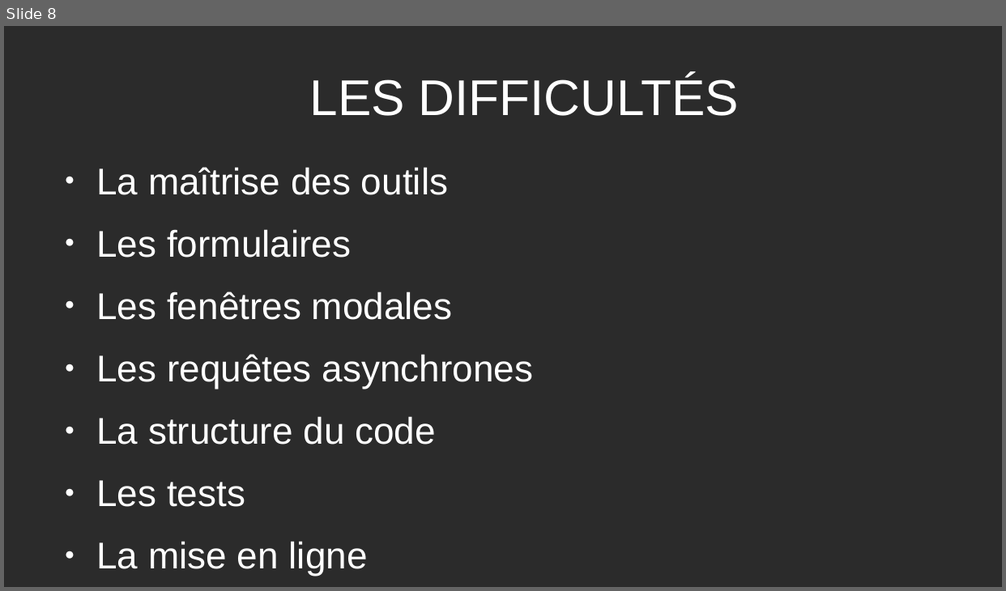
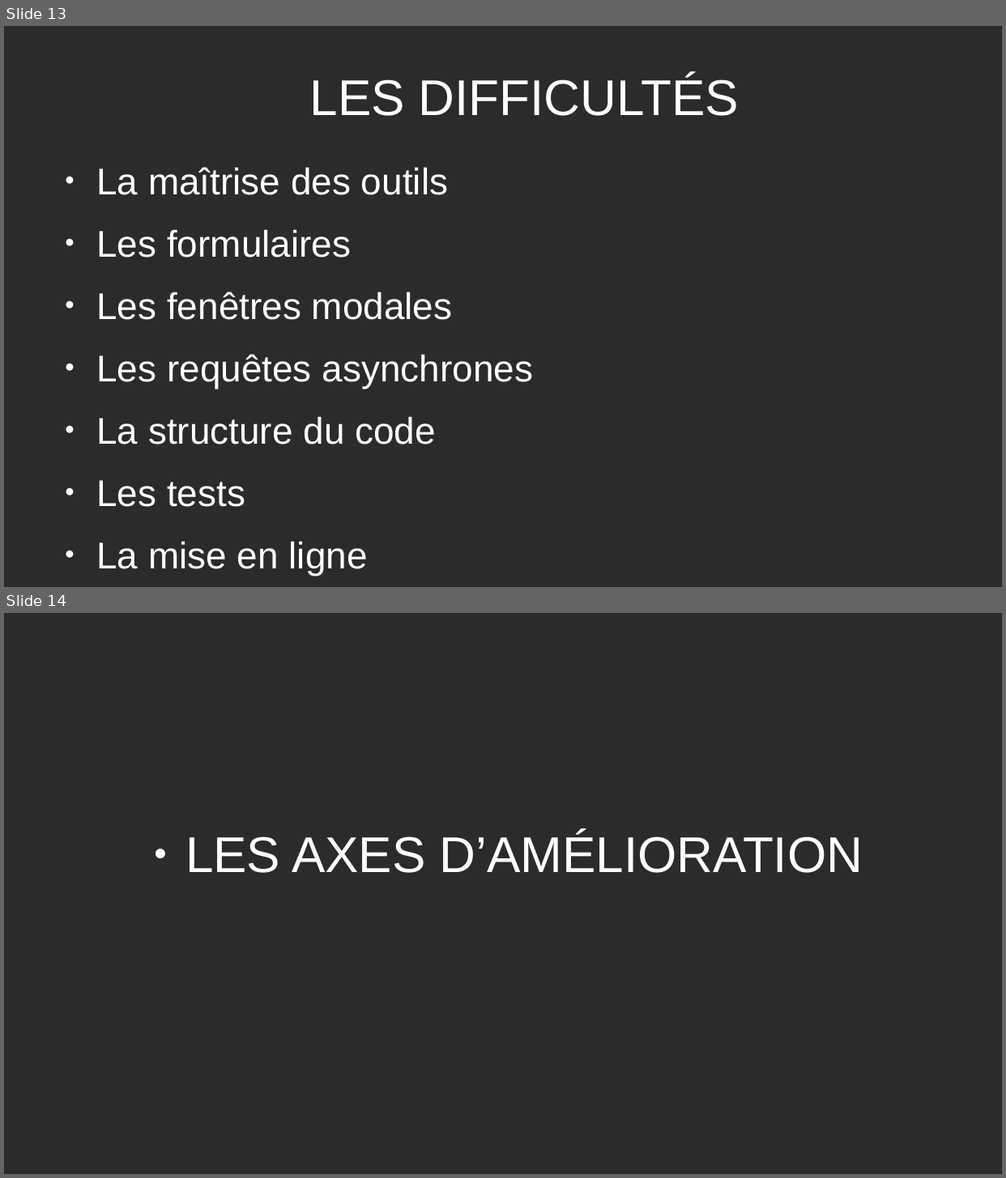
Before and after one commit to Lukam90/Sym-CRM, a slide deck: application/document/Presentation-Sym-CRM-LH.odp. Shown one above the other, each under a label of ours: slide 8 before the commit, slides 13 and 14 after it. The pictures are 1006x591 and 1006x1178 pixels, drawn with LibreOffice and Linux fonts; fonts in the diff are those of the drawing; background and template pictures are left out; a plain dark background stands for a picture behind light text. Boxes give left, top, right and bottom in pixels: in the first picture for what was removed or moved away, otherwise in the second. Text is boxed around its words. In the diff, an @@ line names an element or a change of style, - is before the commit and + after.

```diff
--- a/application/document/Presentation-Sym-CRM-LH.odp
+++ b/application/document/Presentation-Sym-CRM-LH.odp
@@ slide 14 added at (4,613,1002,1174), background picture (left out) @@
@@ subtitle added at (185,832,863,873), 40 pt, text #FFFFFF @@
+● LES AXES D’AMÉLIORATION
@@ what was slide 8 is now slide 13 @@
```
Also in this commit, not shown: 3 slides changed, 6 other slides added, 1 slide removed, 11 other files.
